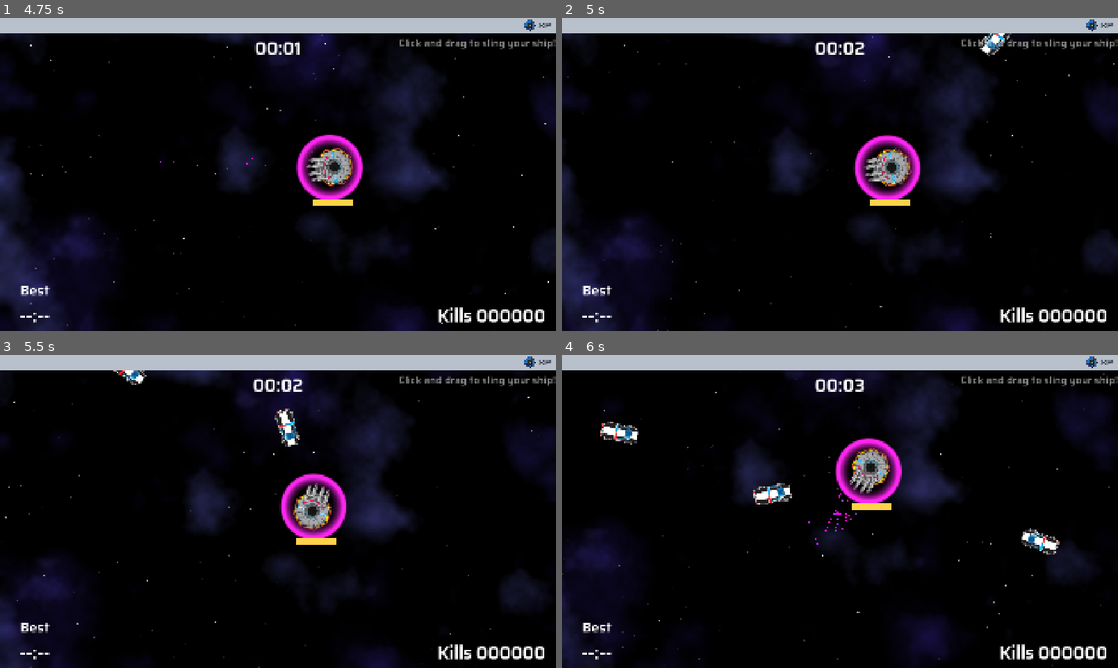
Above: before the commit, frames 1-4 (two rows, left to right).
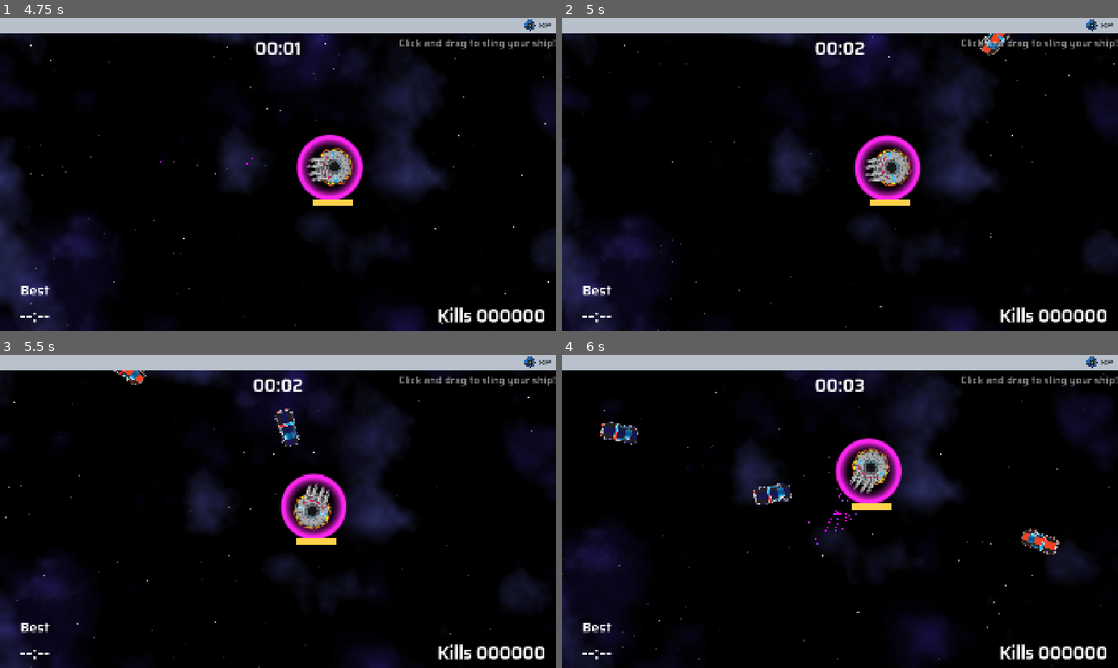
Above: after the commit, the same moments.

Repository: two-sticks-and-a-rock/space-arcade
Game: Godot game, scene res://scenes/main_menu.tscn
Two runs of this game, one before a commit and one after it. Both use one fixed random seed, a clock stepped at 60 frames per second and the inputs below.
Inputs (mouse positions are in pixels of both pictures, inside the frame that each line leads up to):
- Up to frame 1 (4.75 s): click "START" at 0.5 s; click "SKIP" at 1.25 s; click "CONTINUE" at 2 s; click "SELECT" at 2.75 s; tap Enter at 3.5 s; move the mouse to (400, 158) at 3.52 s; press the mouse at (400, 158) at 3.53 s; hold Right (move_right) 3.53-4.28 s; move the mouse to (166, 190) at 4.27 s; release the mouse at (166, 190) at 4.28 s; hold Down (move_back) from 4.28 s (still down); tap Space (sling_release) at 4.35 s
- Up to frame 2 (5 s): keep holding Down (move_back)
- Up to frame 3 (5.5 s): move the mouse to (333, 442) at 5.02 s; release Down (move_back) at 5.03 s; press the mouse at (333, 442) at 5.03 s; hold Right (move_right) from 5.03 s (still down)
- Up to frame 4 (6 s): move the mouse to (812, 574) at 5.77 s; release Right (move_right) at 5.78 s; release the mouse at (812, 574) at 5.78 s; hold Up (move_forward) from 5.78 s (still down); tap Space (sling_release) at 5.85 s

Frame 1 is identical in both runs. In frame 2, less than 0.1% of the frame differs, in the area x 75-81%, y 4-12%; in frame 3, 0.2%; in frame 4, 0.4%, in the area x 7-89%, y 21-64%.

Commit message:
fix enemy freeze visual effect

Diff:
--- a/scenes/enemies/enemy.gd
+++ b/scenes/enemies/enemy.gd
@@ -50,14 +50,14 @@
 
 func freeze(time: int):
 	if not is_frozen:
-		modulate = Color.AQUA
+		animated_sprite_2d.material.set_shader_parameter("status_intensity", 1.0)
 		is_frozen = true
 		speed = Vector2.ZERO
 		freeze_timer.start(time)
 		await freeze_timer.timeout
 		speed = Vector2(randf_range(250.0, 300.0), 0.0)
 		is_frozen = false
-		modulate = Color.WHITE
+		animated_sprite_2d.material.set_shader_parameter("status_intensity", 0.0)
 
 func _ready():
 	freeze_timer.one_shot = true
--- a/scenes/enemies/enemy.gdshader
+++ b/scenes/enemies/enemy.gdshader
@@ -2,6 +2,9 @@
 
 uniform vec4 blink_color: source_color;
 uniform float blink_intensity = 0;
+
+uniform vec4 status_color: source_color;
+uniform float status_intensity = 0;
 
 //void vertex() {
 	//// Called for every vertex the material is visible on.
@@ -11,6 +14,10 @@
 	// Called for every pixel the material is visible on.
 	vec4 color = texture(TEXTURE, UV);
 	color = mix(color, blink_color, blink_intensity * color.a);
+	if (status_intensity != 0.0)
+	{
+		color = mix(color, status_color, 0.5);
+	}
 	COLOR = color;
 }
 
--- a/scenes/enemies/enemy.tscn
+++ b/scenes/enemies/enemy.tscn
@@ -5,13 +5,21 @@
 [ext_resource type="PackedScene" uid="uid://oaoj8eb8rbpv" path="res://scenes/xp/xp_gear.tscn" id="2_38ino"]
 [ext_resource type="PackedScene" uid="uid://fsu3hsfbo4ju" path="res://scenes/enemies/explosion.tscn" id="3_lu5c6"]
 [ext_resource type="Material" uid="uid://bsorqcvx74ggk" path="res://scenes/enemies/enemy_shader.tres" id="4_lu5c6"]
+[ext_resource type="Texture2D" uid="uid://4pdkaji1nkmk" path="res://art/sprites/enemy/space_police_blu_bk_128.svg" id="6_n7575"]
 [ext_resource type="Material" uid="uid://d1chfq4lcsocs" path="res://scenes/sparks_material.tres" id="6_nb6gf"]
+[ext_resource type="Texture2D" uid="uid://h5glgsnprivf" path="res://art/sprites/enemy/space_police_red_128.svg" id="7_qch6t"]
 
 [sub_resource type="SpriteFrames" id="SpriteFrames_kcn5b"]
 animations = [{
 "frames": [{
 "duration": 1.0,
 "texture": ExtResource("2_8e3ao")
+}, {
+"duration": 1.0,
+"texture": ExtResource("6_n7575")
+}, {
+"duration": 1.0,
+"texture": ExtResource("7_qch6t")
 }],
 "loop": 1,
 "name": &"default",
--- a/scenes/enemies/enemy_shader.tres
+++ b/scenes/enemies/enemy_shader.tres
@@ -7,3 +7,5 @@
 shader = ExtResource("1_gate8")
 shader_parameter/blink_color = Color(1, 0, 0, 1)
 shader_parameter/blink_intensity = 0.0
+shader_parameter/status_color = Color(0, 1, 1, 1)
+shader_parameter/status_intensity = 0.0
